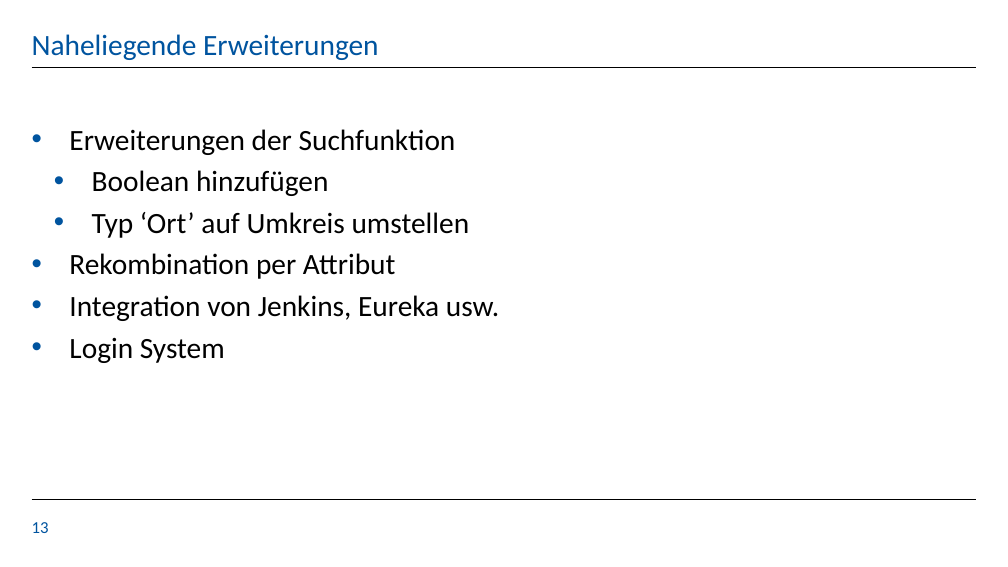
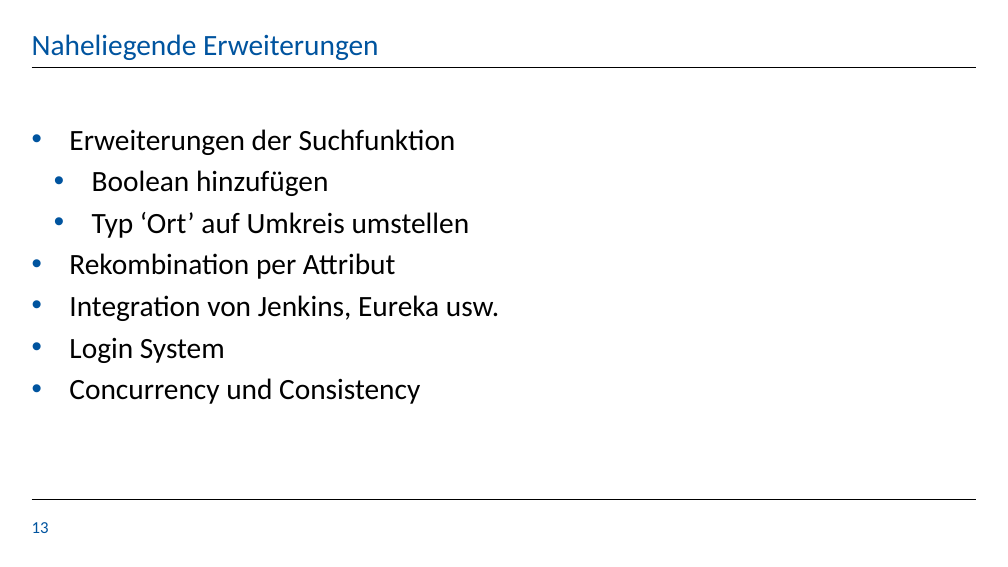
Before and after one commit to KaloyanT/gdis_test_suite, a slide deck: slide 13 of finalPresentationFiles/GDIS_Final_Presentation.pptx. Drawn at 1008x567 pixels with LibreOffice and Linux fonts; fonts in the diff are those of the drawing; background and template pictures are left out. Boxes give left, top, right and bottom in pixels: in the first picture for what was removed or moved away, otherwise in the second. Text is boxed around its words. In the diff, an @@ line names an element or a change of style, - is before the commit and + after.

Commit message:
Updated Presentation

```diff
--- a/finalPresentationFiles/GDIS_Final_Presentation.pptx
+++ b/finalPresentationFiles/GDIS_Final_Presentation.pptx
@@ text at (x1=69, y1=378, x2=420, y2=404): paragraph added @@
+• Concurrency und Consistency
```
